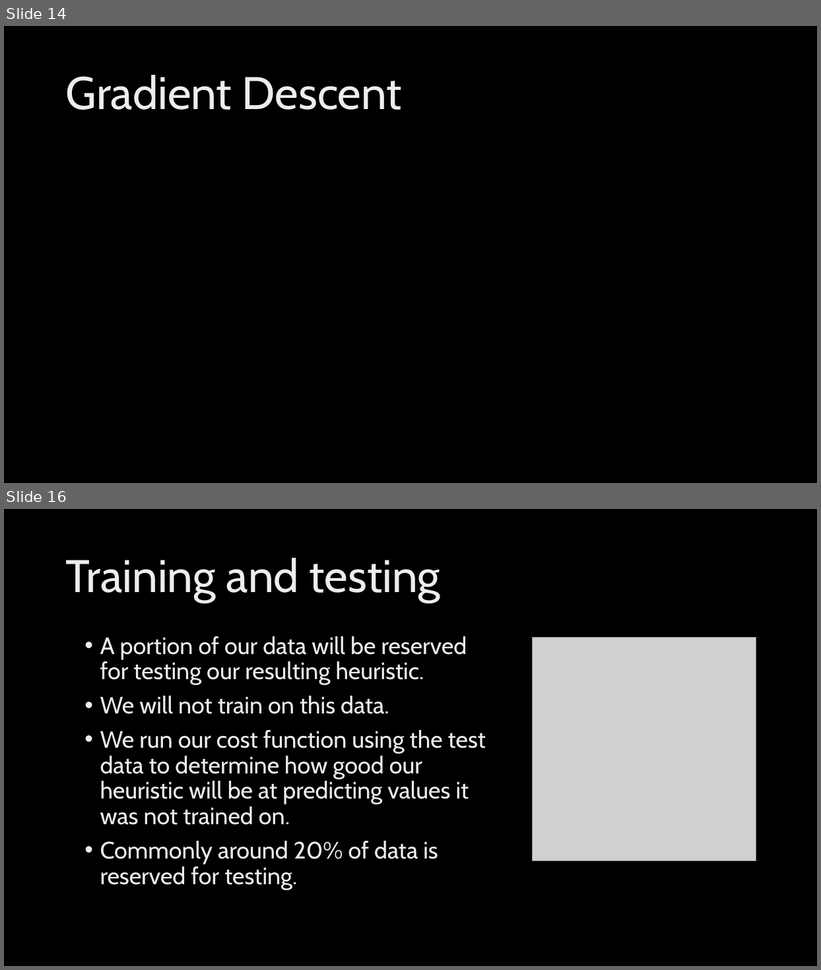
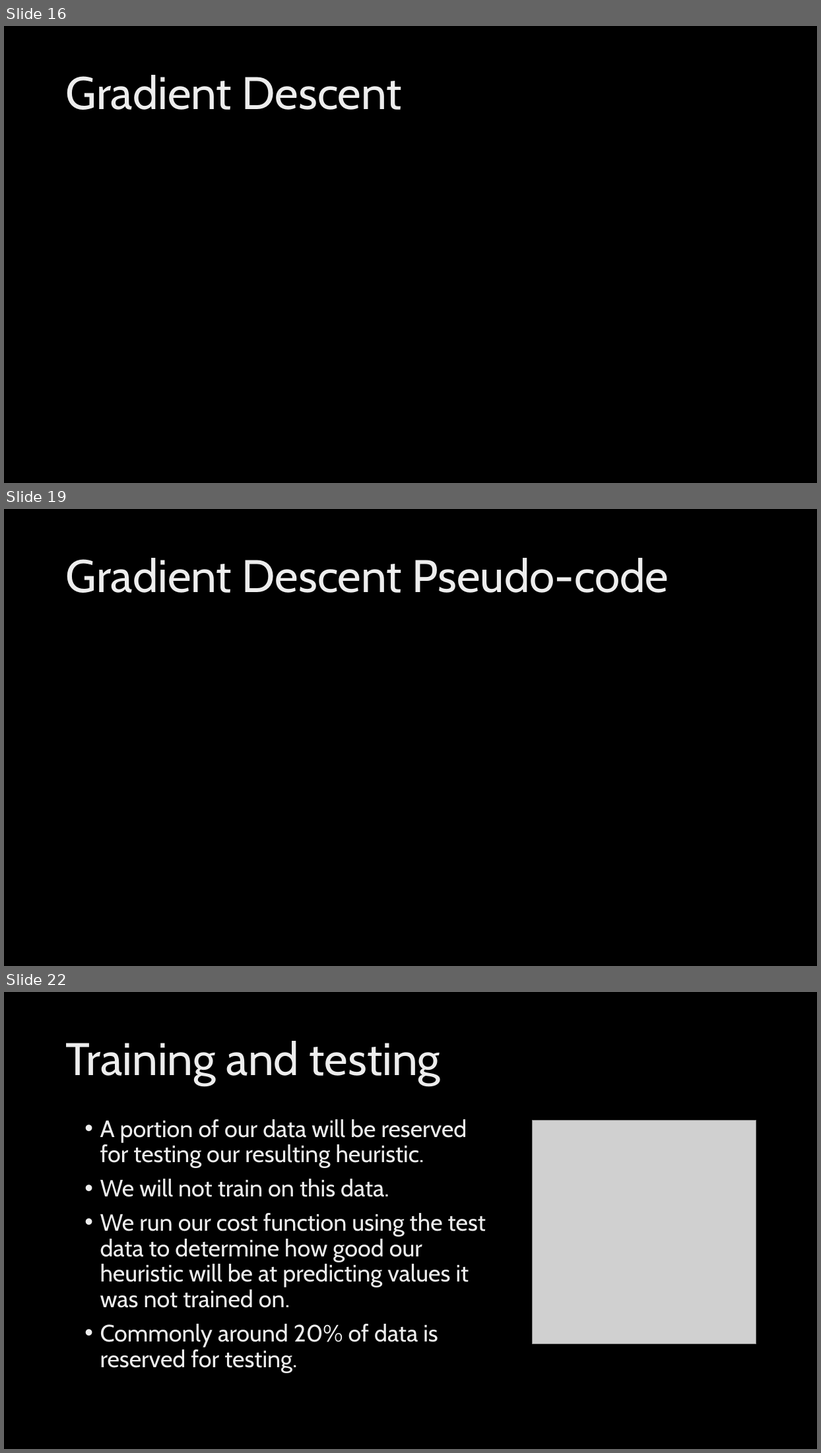
Before and after one commit to FleepyBeepy/Artificial-Intelligence, a slide deck: Lecture Slides/Linear Regression.pptx. Shown one above the other, each under a label of ours: slides 14 and 16 before the commit, slides 16, 19 and 22 after it; the slides between them are not shown. The pictures are 821x970 and 821x1453 pixels, drawn with LibreOffice and Linux fonts; fonts in the diff are those of the drawing; grey boxes stand for pictures; background and template pictures are left out. Boxes give left, top, right and bottom in pixels: in the first picture for what was removed or moved away, otherwise in the second. Text is boxed around its words. In the diff, an @@ line names an element or a change of style, - is before the commit and + after.

Commit message:
- Added pseudo-code for linear regression methods - Cleaned up mild errors in basics and neural network materials

```diff
--- a/Lecture Slides/Linear Regression.pptx
+++ b/Lecture Slides/Linear Regression.pptx
@@ slide 19 added at (4, 509, 817, 966), background picture (left out) @@
@@ title added at (66, 558, 669, 593), 54 pt, text gradient #BFBFBF to #EDEDED to #FFFFFF @@
+Gradient Descent Pseudo-code
@@ what was slide 14 is now slide 16 @@
@@ what was slide 16 is now slide 22 @@
```
Also in this commit, not shown: 3 slides changed, 5 other slides added, 2 other files.
